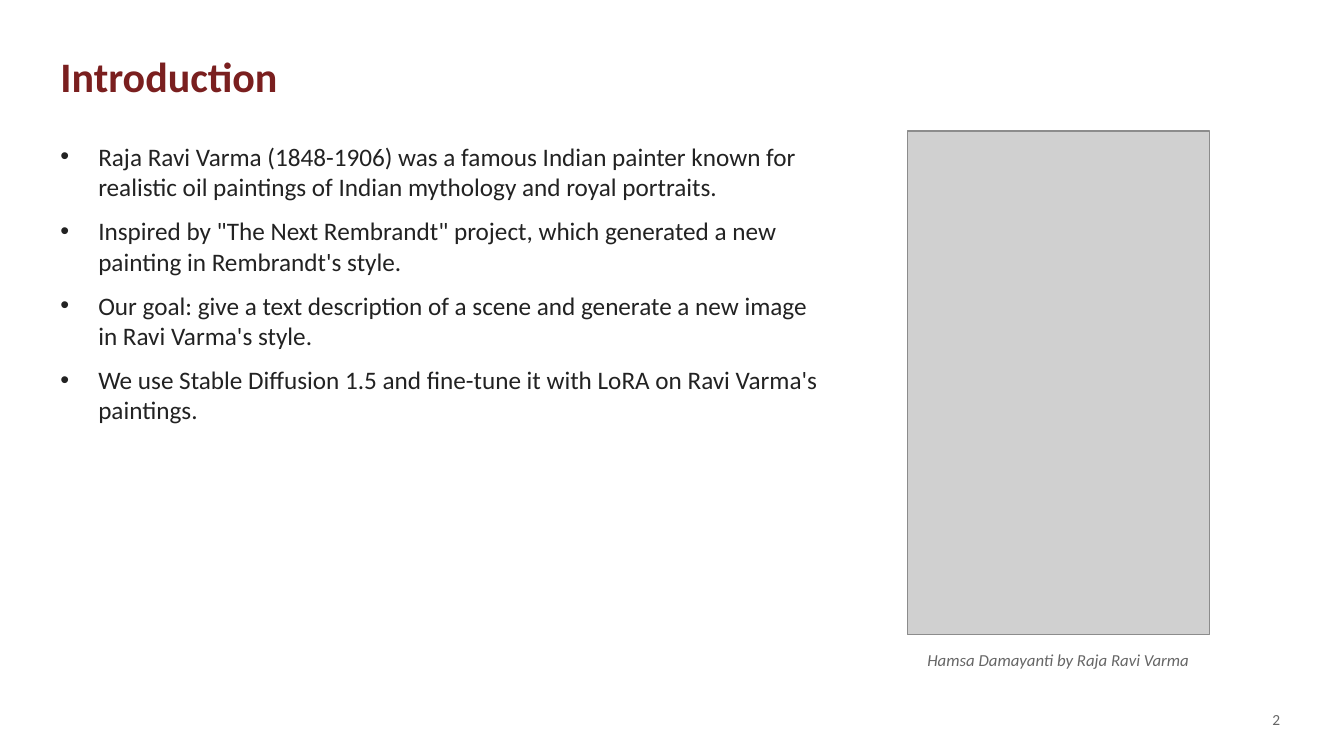
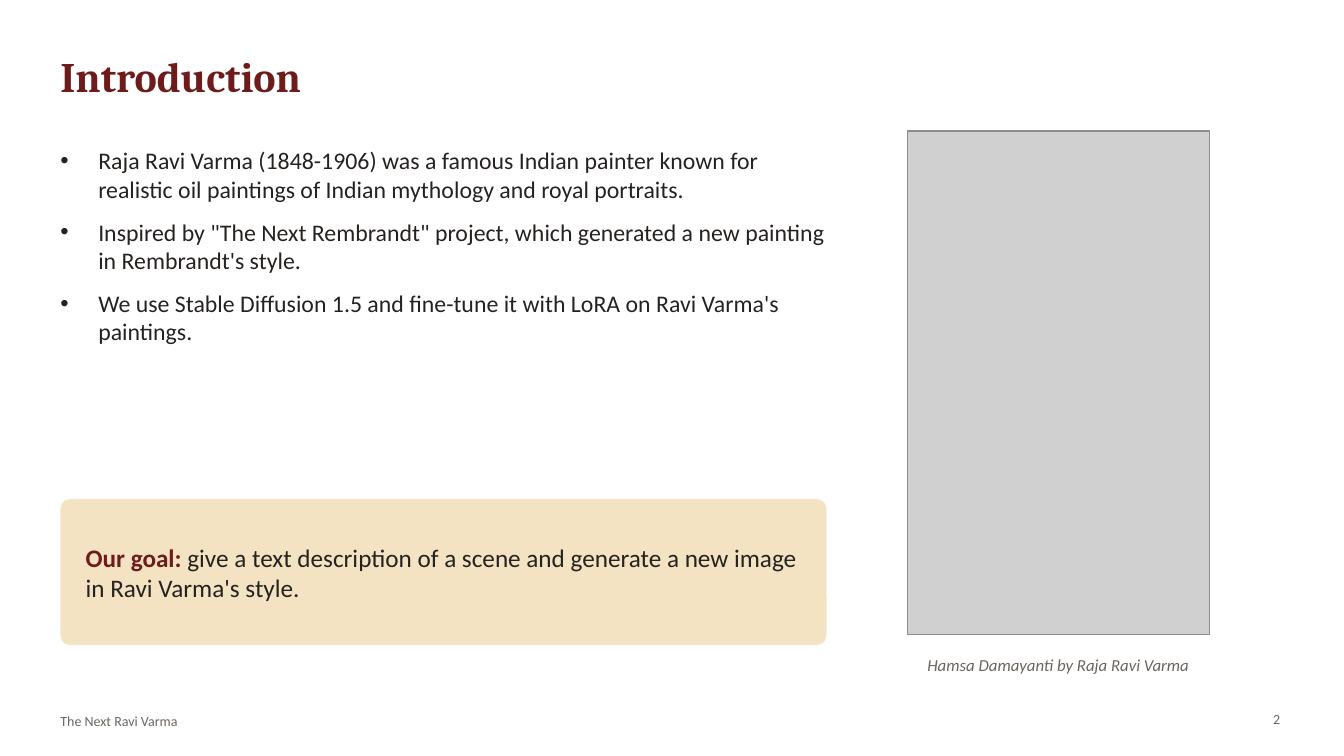
Before and after one commit to f20240684-cmd/the-next-ravi-varma-v2, a slide deck: slide 2 of docs/The_Next_Ravi_Varma_Milestone2_Review.pptx. Drawn at 1344x756 pixels with LibreOffice and Linux fonts; fonts in the diff are those of the drawing; grey boxes stand for pictures. Boxes give left, top, right and bottom in pixels: in the first picture for what was removed or moved away, otherwise in the second. Text is boxed around its words. In the diff, an @@ line names an element or a change of style, - is before the commit and + after.

```diff
--- a/docs/The_Next_Ravi_Varma_Milestone2_Review.pptx
+++ b/docs/The_Next_Ravi_Varma_Milestone2_Review.pptx
@@ title "Introduction" at (x1=60, y1=63, x2=301, y2=93): font Calibri to Cambria, text colour #7A1F1F to #6E1B1B @@
@@ text "Raja Ravi Varma (1848-1906) was ..." at (x1=98, y1=152, x2=824, y2=344): size 18 to 17 pt, text colour #222222 to #262220 @@
@@ text at (x1=98, y1=297, x2=807, y2=349): paragraph removed @@
-• Our goal: give a text description of a scene and generate a new image in Ravi Varma's style.
@@ rounded rectangle added at (x1=60, y1=499, x2=827, y2=645), fill #F3E3C3 @@
@@ text added at (x1=86, y1=549, x2=796, y2=601), 18 pt, text #262220 @@
+Our goal: give a text description of a scene and generate a new image in Ravi Varma's style.
@@ text "Hamsa Damayanti by Raja Ravi ..." at (x1=927, y1=659, x2=1189, y2=674): text colour #666666 to #6B6560 @@
@@ text added at (x1=60, y1=716, x2=178, y2=726), 10 pt, text #6B6560 @@
+The Next Ravi Varma
```
Also in this commit, not shown: 12 other slides changed, 1 other file.
